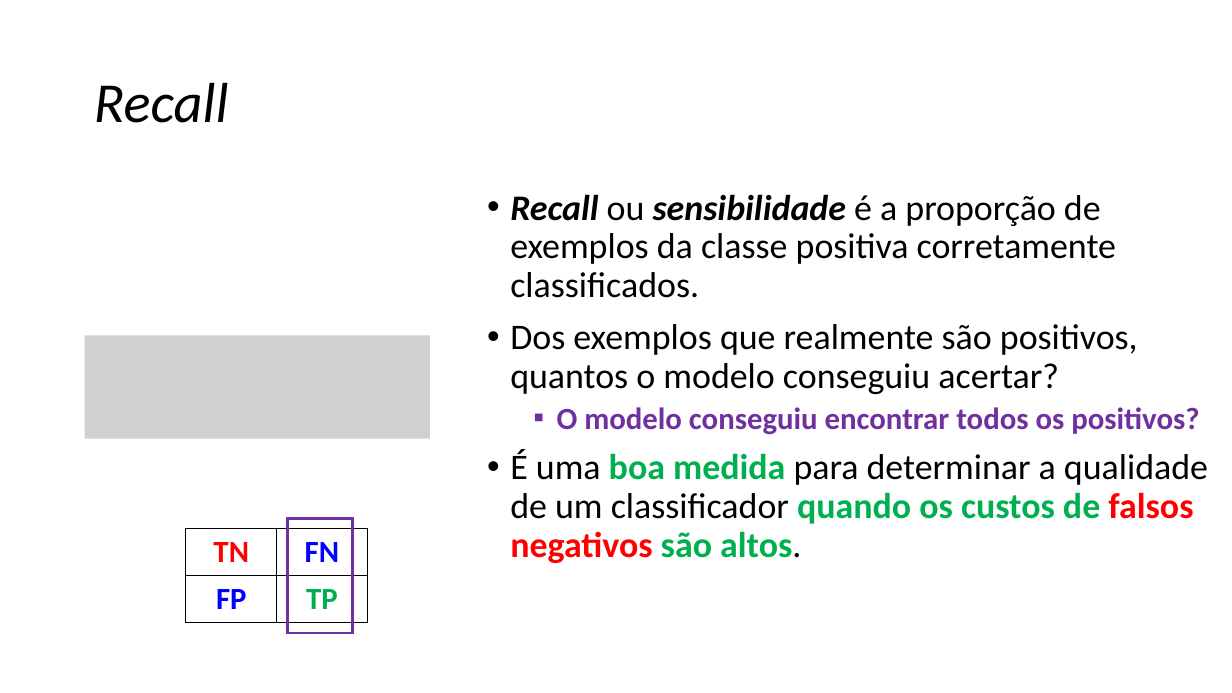
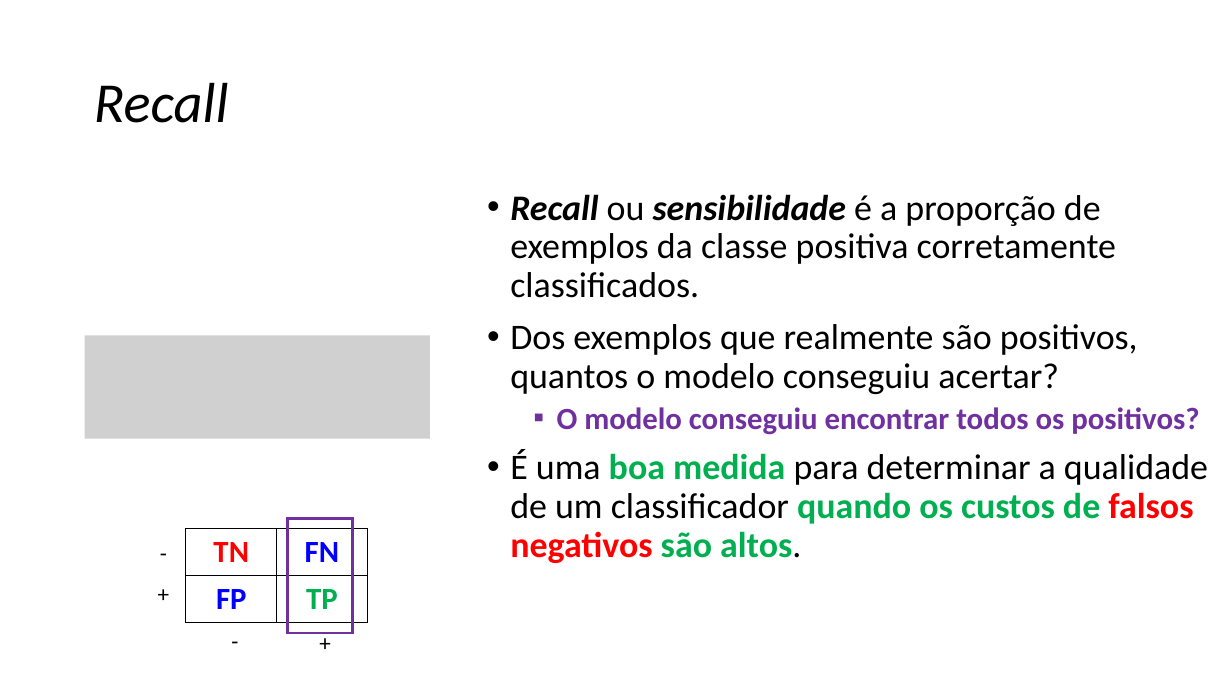
Before and after one commit to zz4fap/c24_inteligencia_artificial, a slide deck: slide 17 of slides/C24_Métricas_de_Classificação.pptx. Drawn at 1232x693 pixels with LibreOffice and Linux fonts; fonts in the diff are those of the drawing; grey boxes stand for pictures. Boxes give left, top, right and bottom in pixels: in the first picture for what was removed or moved away, otherwise in the second. Text is boxed around its words. In the diff, an @@ line names an element or a change of style, - is before the commit and + after.

Commit message:
new slides

```diff
--- a/slides/C24_Métricas_de_Classificação.pptx
+++ b/slides/C24_Métricas_de_Classificação.pptx
@@ text added at box(151, 534, 177, 571), 18 pt, text #000000 @@
+-
@@ text added at box(149, 575, 179, 612), 18 pt, text #000000 @@
++
@@ text added at box(223, 622, 249, 659), 18 pt, text #000000 @@
+-
@@ text added at box(311, 624, 341, 661), 18 pt, text #000000 @@
++
```
Also in this commit, not shown: 1 other file.
